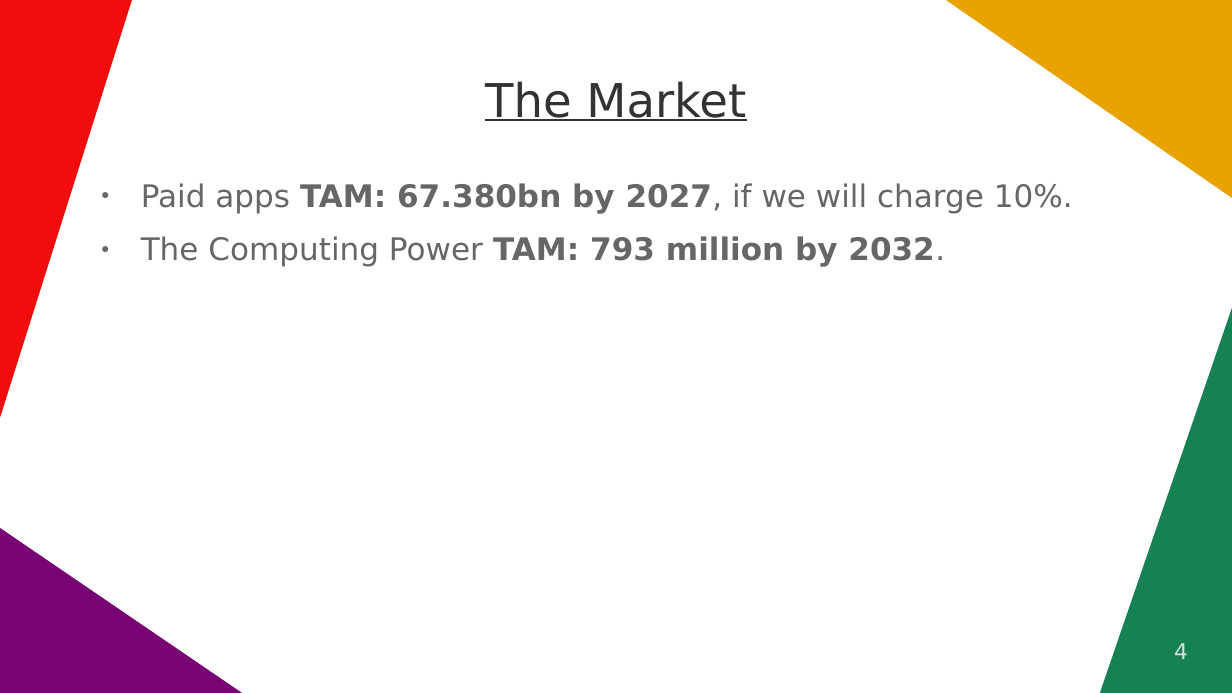
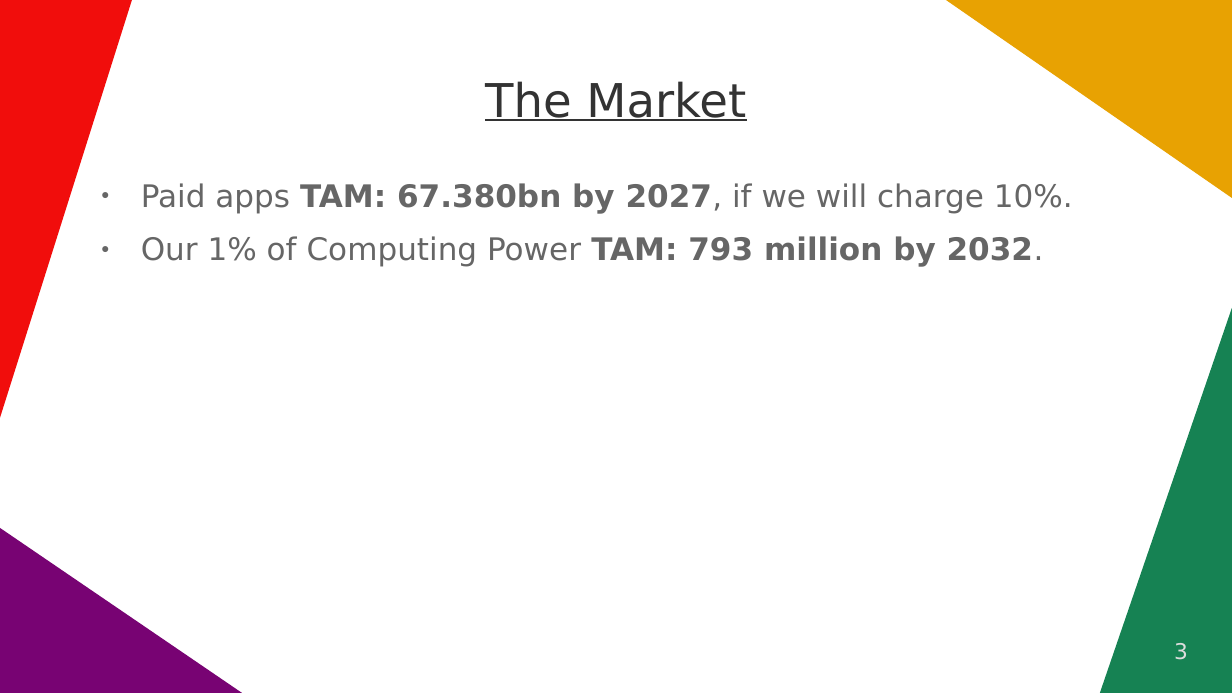
Before and after one commit to vporton/icp-package-manager, a slide deck: slide 3 of docs/short-pitchdeck.odp (slide 4 before the commit). Drawn at 1232x693 pixels with LibreOffice and Linux fonts; fonts in the diff are those of the drawing. Boxes give left, top, right and bottom in pixels: in the first picture for what was removed or moved away, otherwise in the second. Text is boxed around its words. In the diff, an @@ line names an element or a change of style, - is before the commit and + after.

```diff
--- a/docs/short-pitchdeck.odp
+++ b/docs/short-pitchdeck.odp
@@ text at <box>141,236,1044,267</box>: text changed; bold off @@
-● The Computing Power TAM: 793 million by 2032.
+● Our 1% of Computing Power TAM: 793 million by 2032.
@@ page number at <box>1174,643,1188,660</box>: text changed @@
-4
+3
```
Also in this commit, not shown: 1 other slide changed, 1 slide removed, 1 other file.
